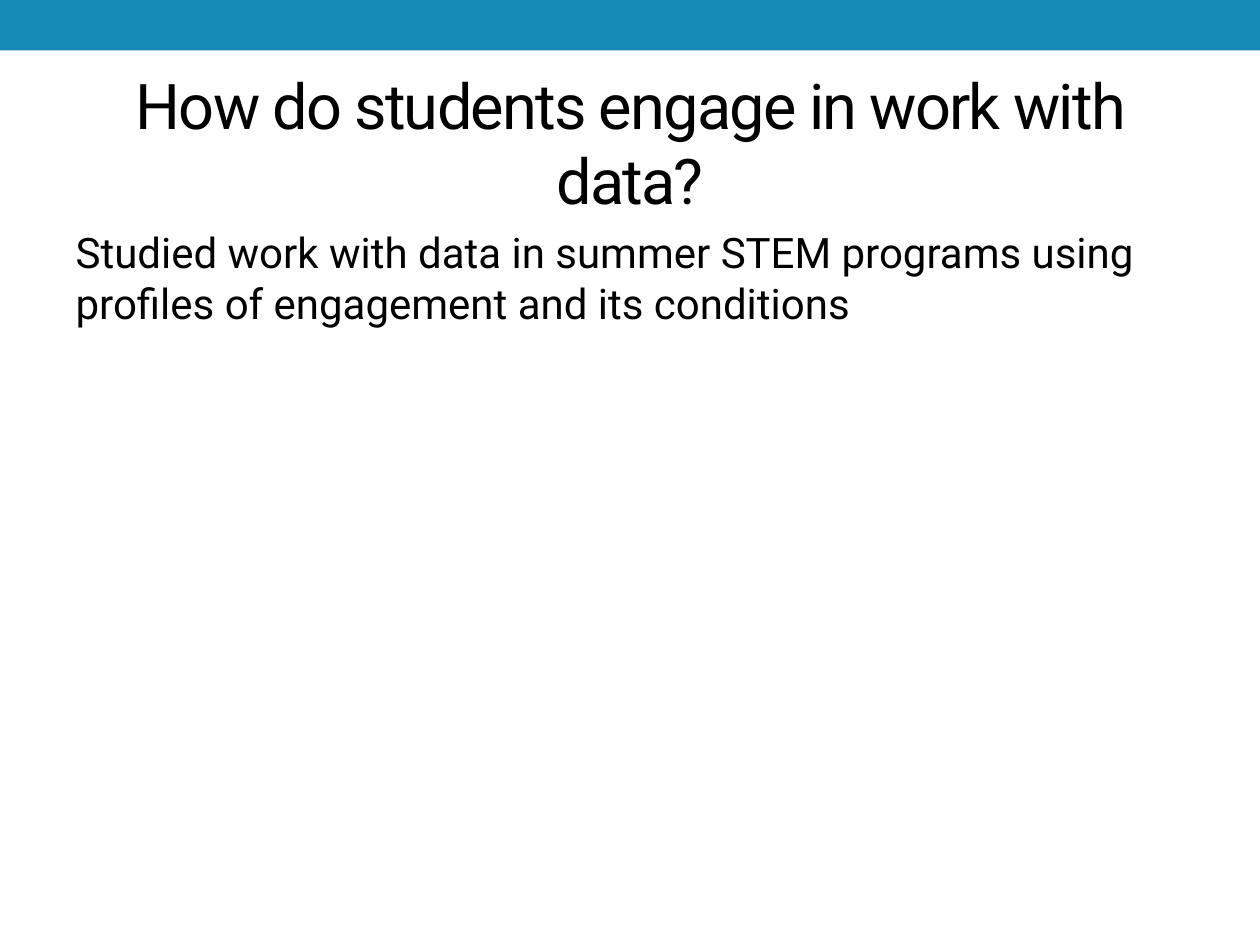
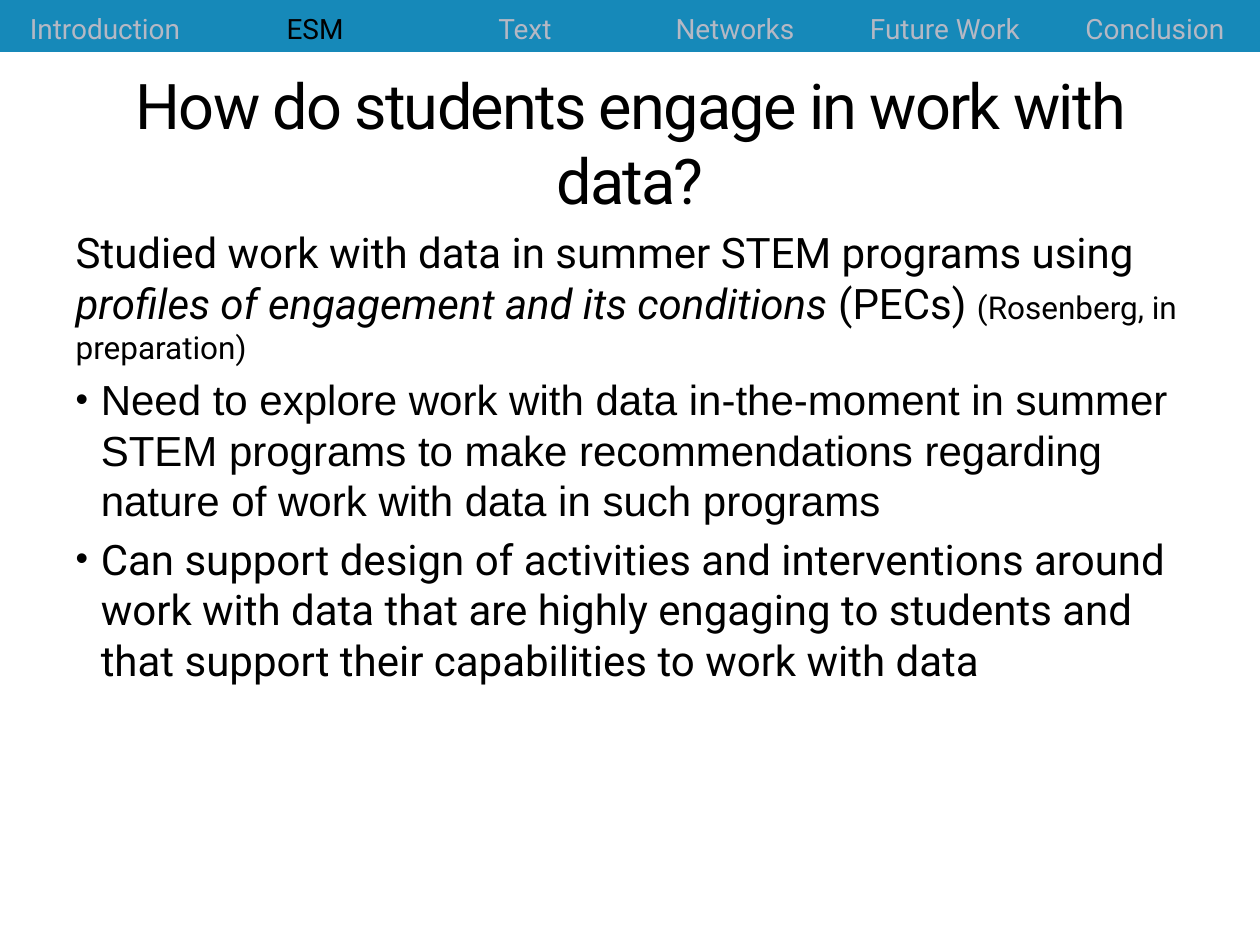
Before and after one commit to jrosen48/job-talk, a slide deck: slide 18 of 2018-1-15-Rosenberg-UT-Knoxville-talk.pptx (slide 14 before the commit). Drawn at 1260x945 pixels with LibreOffice and Linux fonts; fonts in the diff are those of the drawing. Boxes give left, top, right and bottom in pixels: in the first picture for what was removed or moved away, otherwise in the second. Text is boxed around its words. In the diff, an @@ line names an element or a change of style, - is before the commit and + after.

```diff
--- a/2018-1-15-Rosenberg-UT-Knoxville-talk.pptx
+++ b/2018-1-15-Rosenberg-UT-Knoxville-talk.pptx
@@ table added at box(0, 0, 1260, 53), 1 rows, 6 columns @@
+Introduction | ESM | Text | Networks | Future Work | Conclusion
@@ text at box(76, 236, 1177, 685): text changed @@
-Studied work with data in summer STEM programs using profiles of engagement and its conditions
+Studied work with data in summer STEM programs using profiles of engagement and its conditions (PECs) (Rosenberg, in preparation)
+• Need to explore work with data in-the-moment in summer STEM programs to make recommendations regarding nature of work with data in such programs
+• Can support design of activities and interventions around work with data that are highly engaging to students and that support their capabilities to work with data
```
Also in this commit, not shown: 33 other slides changed, 20 slides added, 6 slides removed, 2 other files.
